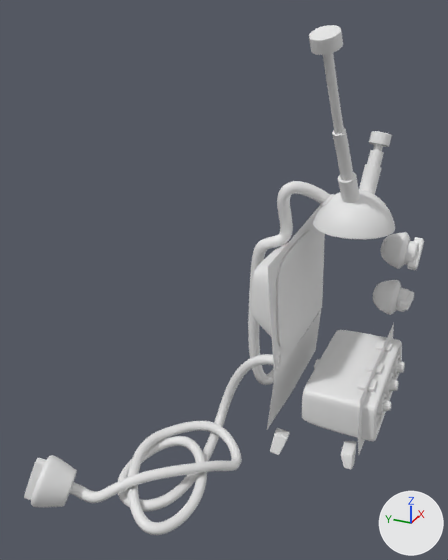
Renders of the Blender file blender/tv.blend from each side of a commit.
Rendered twice from a 50 mm lens placed at (-14.92, -3.24, 11.05), pointed at (-2.62, 2.29, 4.9). The axes (+X, +Y, +Z) are drawn at lower right. The lights are the same throughout.
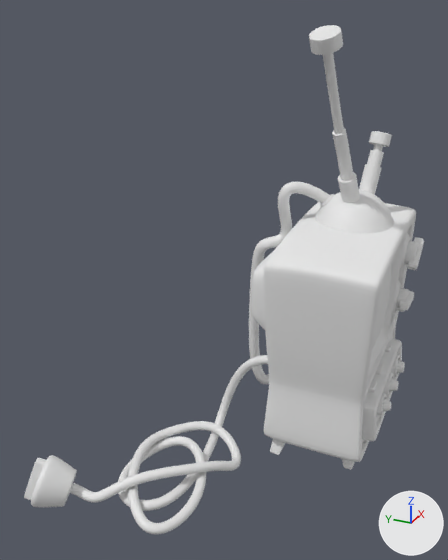
The change, as a list of edits to the scene's bpy script:
```text
Change ob_cube_010:
    remove ob_cube_010.hide_render = True
Change ob_cube_006:
    remove ob_cube_006.hide_render = True
Change ob_cube:
    remove ob_cube.hide_render = True
```

Changed parts and their boxes (x1, y1, x2, y2) in the pictures (448 x 560 px):
'Cube.006', shown
    after: (264, 202, 416, 462)
'Cube', shown
    after: (368, 218, 414, 377)
'Cube.010', shown
    after: (372, 265, 391, 349)
'Cube.007', unchanged, covered by the edit
    before: (302, 330, 402, 441)
    after: (362, 339, 402, 441)
'Cube.001', unchanged, covered by the edit
    before: (252, 230, 314, 348)
    after: (252, 252, 273, 330)
'Plane.002', unchanged, covered by the edit
    before: (268, 206, 325, 379)
'Plane.003', unchanged, covered by the edit
    before: (267, 310, 321, 429)
